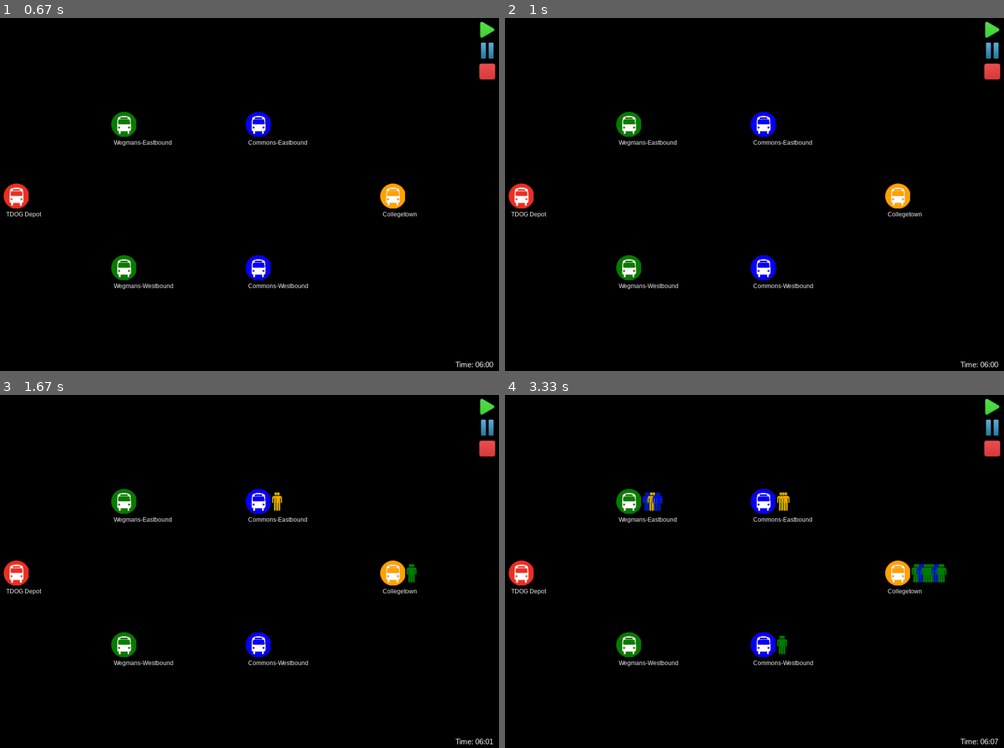
Above: before the commit, frames 1-4 (two rows, left to right).
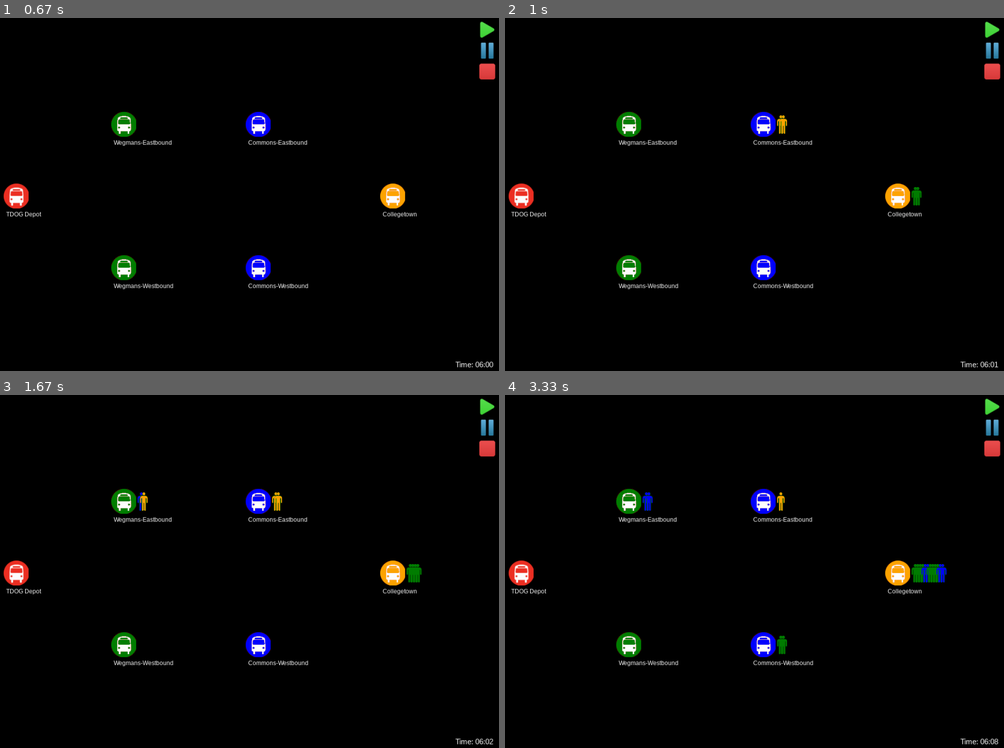
Above: after the commit, the same moments.

Repository: yujiakimoto/PySimio
Game: pygame game, started from animation.py
The game is run twice, just before and just after one commit, with the same random seed, the same clock (stepped at 60 frames per second) and the same inputs.
Inputs (mouse positions are in pixels of both pictures, inside the frame that each line leads up to):
- Up to frame 1 (0.67 s): click (489, 28) at 0.38 s
- Up to frame 2 (1 s): no input
- Up to frame 3 (1.67 s): no input
- Up to frame 4 (3.33 s): no input

Frame 1 is identical in both runs. In frame 2, 0.2% of the frame differs, in the area x 54-99%, y 27-99%; in frame 3, 0.2%; in frame 4, 0.5%, in the area x 28-99%, y 27-99%.

Commit message:
Added basic staggered departure

Diff:
--- a/experiment.py
+++ b/experiment.py
@@ -18,7 +18,7 @@
     stats = m.collect_stats()
     stats["model"] = i
 
-    m.reset()                           # reset the simulation
+    m.reset()  # reset the simulation
     return stats
 
 
--- a/pySimio.py
+++ b/pySimio.py
@@ -29,15 +29,15 @@
             max_time (float): number of minutes for which to run the simulation
             debug (boolean): whether or not to run the simulation in debug mode
             animate(boolean): whether or not to render an animation of the simulation
-            **settings: keyword-arguments specfying settings of the animation
+            **settings: keyword-arguments specifying settings of the animation
         """
         time = 0
-        # initilize the event queue
-        for bus in self.buses:
+        # initialize the event queue
+        for i, bus in enumerate(self.buses):
             if bus.route == self.routes[1]:         # buses on Route 2 must start at depot, then change
                 bus.change_route(self.routes[0])
-            # TODO: implement staggered departures
-            self.event_queue.append(Event(0, bus, self.bus_stops['TDOG Depot'], 'departure'))
+            # TODO: implement better staggered departures
+            self.event_queue.append(Event(0.5*i, bus, self.bus_stops['TDOG Depot'], 'departure'))
 
         # draw bus stop
         if animate:
@@ -140,7 +140,7 @@
             total_people = 0
             for dest in bs.waiting_time.keys():
                 avg_waiting = bs.waiting_time[dest]/bs.num_getoff[dest]
-                stats[bs.name+ "-" +dest+" waiting time"] = avg_waiting
+                stats[bs.name+ "-" + dest + " waiting time"] = avg_waiting
                 total_waiting += bs.waiting_time[dest]
                 total_people += bs.num_getoff[dest]
 
@@ -240,7 +240,7 @@
 
                 person.waiting_time = boarding_time - person.start_time  # record waiting time
                 person.origin.add_waiting_time(person.destination, person.waiting_time) # update the origin waiting time
-                boarding_time += np.random.triangular(0, 1/60, 5/60)     # boarding times have triangular distribution
+                # boarding_time += np.random.triangular(0, 1/60, 5/60)   # boarding times have triangular distribution
                 stop.update(boarding_time)  # people arrive while bus is boarding
 
                 person.state = 'standing'
@@ -283,7 +283,8 @@
         if distance_travelled < 2:
             driving_time = (distance_travelled/20) * 60    # average speed of 20km/hr, convert to minutes
         else:
-            driving_time = np.random.uniform(5, 7)         # average speed of 20km/hr, +/-1 min variability
+            # driving_time = np.random.uniform(5, 7)       # average speed of 20km/hr, +/-1 min variability
+            driving_time = 6
 
         done_boarding = self.board(stop, time)
         if done_boarding < earliest_depart:
